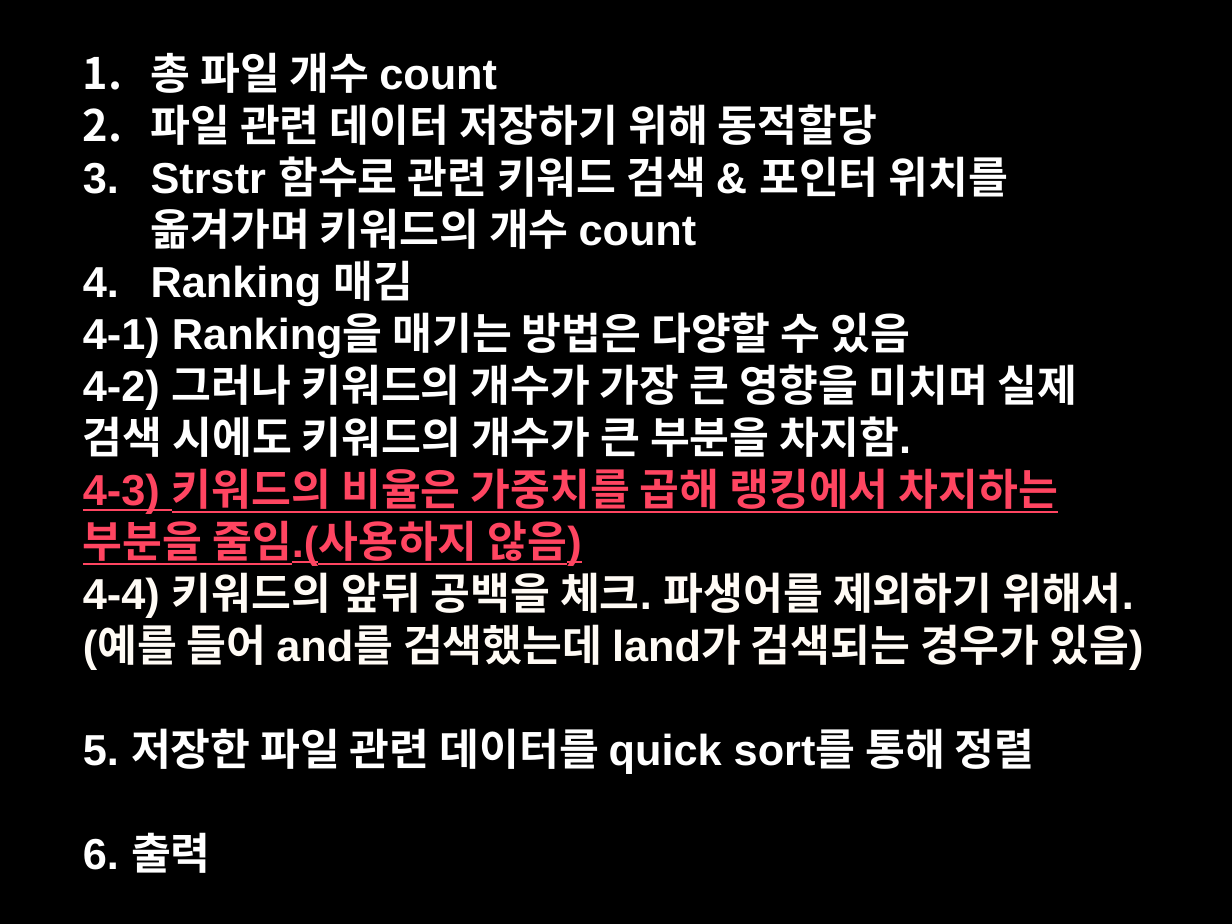
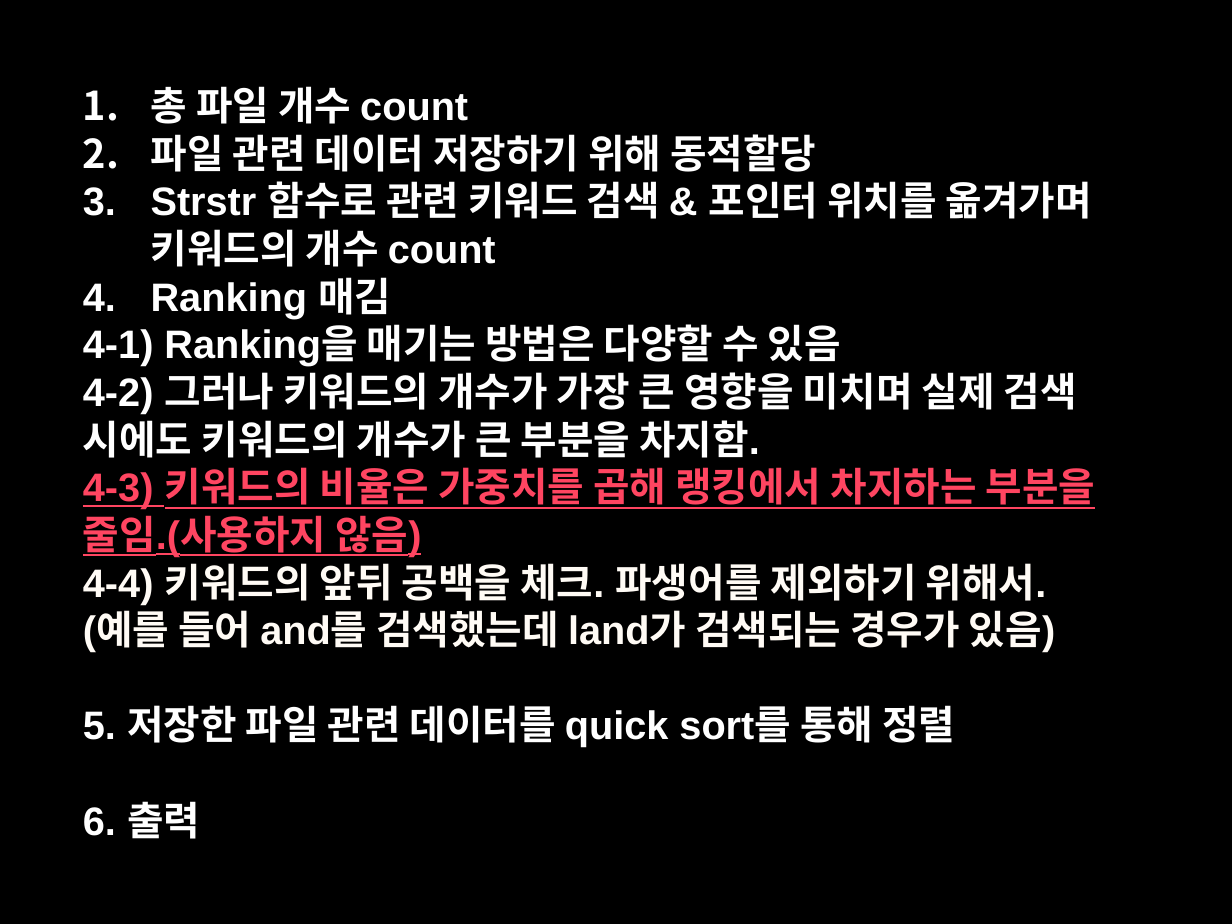
Before and after one commit to Jw-Bluayer/softwareprogramming, a slide deck: slide 2 of Implementation & evaluation 20172774 송정우.pptx. Drawn at 1232x924 pixels with LibreOffice and Linux fonts; fonts in the diff are those of the drawing. Boxes give left, top, right and bottom in pixels: in the first picture for what was removed or moved away, otherwise in the second. Text is boxed around its words. In the diff, an @@ line names an element or a change of style, - is before the commit and + after.

```diff
--- a/Implementation & evaluation 20172774 송정우.pptx
+++ b/Implementation & evaluation 20172774 송정우.pptx
@@ text "총 파일 개수 count": place and size @@
-text "총 파일 개수 count" at (83,52,1143,873)
+text "총 파일 개수 count" at (83,86,1096,839)
@@ text "총 파일 개수 count" at (83,86,1096,839): size 36 to 33 pt @@
```
Also in this commit, not shown: 3 other slides changed, 25 slides added, 1 other file.
